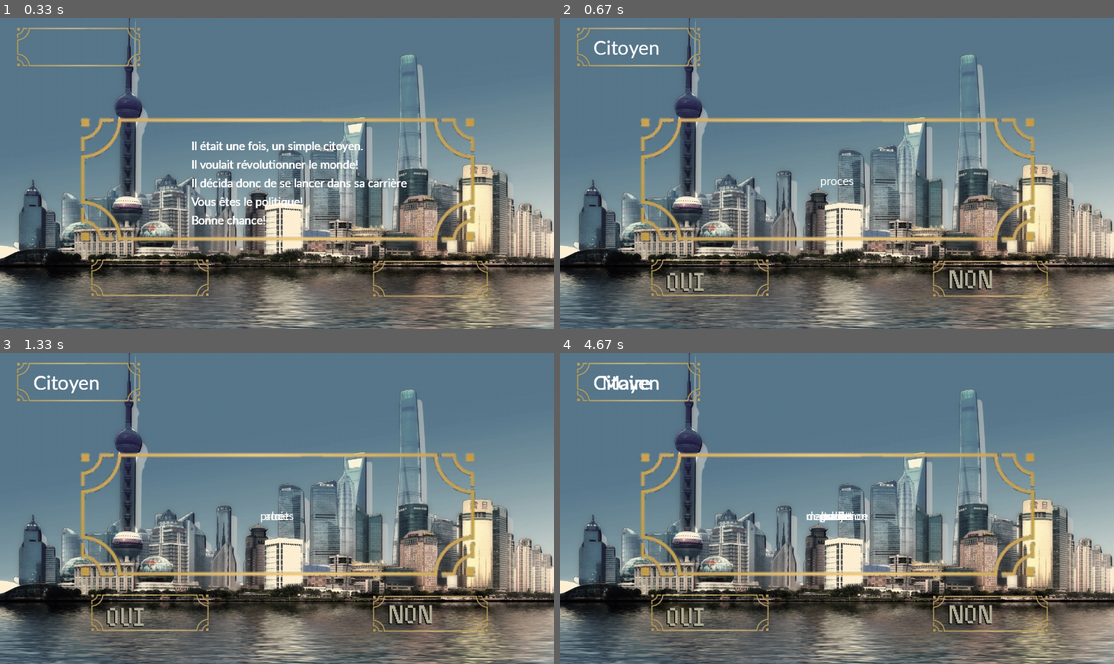
Above: before the commit, frames 1-4 (two rows, left to right).
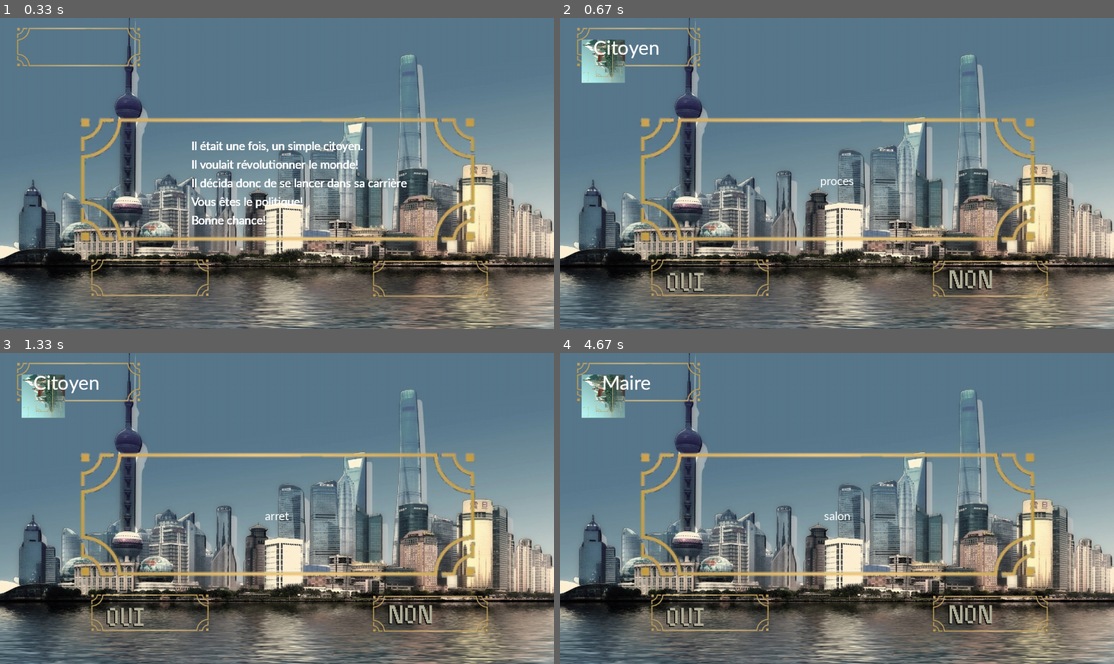
Above: after the commit, the same moments.

Repository: QuentinBubu/trophees-nsi-2022
Game: pygame game, started from main.py
The game is run twice, just before and just after one commit, with the same random seed, the same clock (stepped at 60 frames per second) and the same inputs.
Inputs (mouse positions are in pixels of both pictures, inside the frame that each line leads up to):
- Up to frame 1 (0.33 s): no input
- Up to frame 2 (0.67 s): press the mouse at (604, 61) at 0.37 s; move the mouse to (632, 92) at 0.47 s; release the mouse at (665, 126) at 0.6 s
- Up to frame 3 (1.33 s): press the mouse at (127, 617) at 0.7 s; move the mouse to (271, 511) at 0.8 s; release the mouse at (415, 405) at 0.93 s; press the mouse at (127, 617) at 1.03 s; move the mouse to (238, 552) at 1.13 s; release the mouse at (343, 486) at 1.27 s
- Up to frame 4 (4.67 s): press the mouse at (969, 617) at 1.47 s; move the mouse to (814, 505) at 1.57 s; release the mouse at (654, 393) at 1.7 s; press the mouse at (969, 617) at 1.97 s; move the mouse to (864, 505) at 2.07 s; release the mouse at (759, 393) at 2.2 s; press the mouse at (687, 617) at 2.5 s; move the mouse to (792, 517) at 2.6 s; release the mouse at (897, 418) at 2.73 s; press the mouse at (687, 617) at 3.07 s; move the mouse to (864, 527) at 3.17 s; release the mouse at (1041, 440) at 3.3 s; move the mouse to (969, 617) at 3.63 s; press the mouse at (969, 617) at 3.67 s; move the mouse to (997, 561) at 3.77 s; release the mouse at (1030, 505) at 3.9 s; press the mouse at (687, 617) at 4.27 s; move the mouse to (842, 573) at 4.37 s; release the mouse at (997, 533) at 4.5 s

Frame 1 is identical in both runs. In frame 2, 1.0% of the frame differs, in the area x 3-12%, y 6-21%; in frame 3, 1.1%; in frame 4, 1.3%, in the area x 3-56%, y 6-55%.

Commit message:
Fix bug de sprite

Diff:
--- a/main.py
+++ b/main.py
@@ -2,7 +2,6 @@
 from src.gestion import Gestion
 from src.utils.texts import T_PROLOGUE
 from pygameSettings import *
-from src.utils.constante import CITOYEN
 from bouton import *
 g = Gestion()
 ouvert = True
@@ -10,9 +9,7 @@
 screen = Screen()
 
 interragibles = [
-    Bouton((50, 50), (100, 100), "image/temp_debut.jpg", "image/imagepygame.jpg"),
-    Bouton((240, 580), (120, 60), "image/oui.png", "image/oui_c.png"),
-    Bouton((890, 580), (120, 60), "image/non.png", "image/non_c.png")
+    Bouton((50, 50), (100, 100), "image/temp_debut.jpg", "image/imagepygame.jpg")
 ]
 
 while ouvert:
@@ -38,8 +35,7 @@
             # clic gauche :
             if event.button == 1:
                 if ecran == PROLOGUE:
-                    ecran = CITOYEN
-                    g.lancement(screen)
+                    ecran = MAIN
                 for bouton in interragibles:
                     # Du fait que le bouton est laché, il ne peut pas y avoir de bouton clické
                     bouton.set_clicked(False)
@@ -49,8 +45,9 @@
             i.actualiser(screen)
     elif ecran == PROLOGUE:
         afficher_text(T_PROLOGUE, screen, screen.font, PROLOGUE, (0.5, 0.5), True, BLANC)
-    elif ecran == CITOYEN:
-        afficher_text(CITOYEN.capitalize(), screen, screen.font50, CITOYEN, (0.12, 0.055), True, BLANC)
+    if ecran != PROLOGUE:
+        if g.lancement(screen) == False:
+            ouvert = False
 
     pygame.display.flip()
     screen.clock.tick(60)
--- a/src/gestion.py
+++ b/src/gestion.py
@@ -12,12 +12,5 @@
     def get_nom(self) -> str:
         return self.nom
 
-    def appel_evenement(self, screen) -> bool:
+    def lancement(self, screen) -> None:
         return self.jauges.jauges(screen)
-
-    def lancement(self, screen) -> None:
-        self.run = True
-        while self.run:
-            retour = self.appel_evenement(screen)
-            if not retour:
-                self.run = False
--- a/src/listeEvenement.py
+++ b/src/listeEvenement.py
@@ -120,7 +120,7 @@
         screen.remove_on_screen(PROLOGUE)
         screen.remove_on_screen(EVENT)
         screen.remove_on_screen(GRADE)
-        afficher_text(self.grade.capitalize(), screen, screen.font50, GRADE, (0.12, 0.055), True, BLANC)
+        afficher_text(self.grade.capitalize(), screen, screen.font50, GRADE, (0.12, 0.055))
         afficher_text(event[1]['titre'], screen, screen.font, EVENT)
         wait = True
         while wait:
@@ -138,7 +138,6 @@
                         for bouton in interragibles:
                             # Si le bouton est clické, alors sont état est clické
                             bouton.set_clicked(bouton.is_clicked())
-                            r = bouton.click()
 
                 # lacher le clic
                 if pyevent.type == pygame.MOUSEBUTTONUP:
@@ -146,7 +145,6 @@
                     if pyevent.button == 1:
                         for bouton in interragibles:
                             choix, wait = bouton.click()
-
         print(choix)
         return {'accepter':choix, 'event':event[1]}
 
--- a/src/screen.py
+++ b/src/screen.py
@@ -48,8 +48,14 @@
         self.update()
 
     def remove_sprite(self, sprite):
+        t = pygame.sprite.Group()
+        if type(sprite) == type(t):
+            for el in sprite:
+                el.kill()
+        else:
+            sprite.kill()
+        self.sprites.remove(sprite)
         self.sprites.empty()
-        self.sprites.remove(sprite)
         self.update()
 
     def add_on_screen(self, nom, element):
